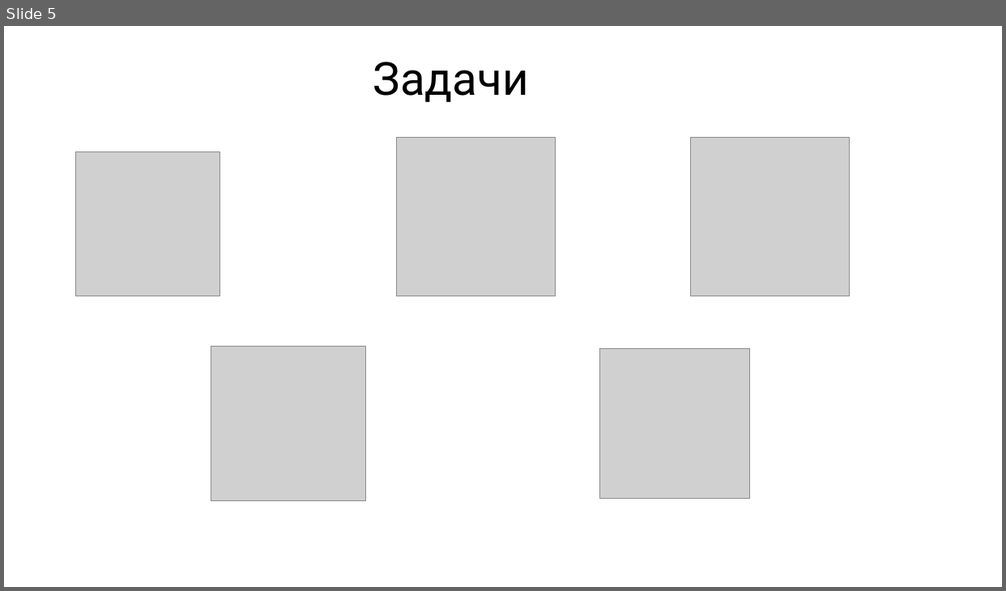
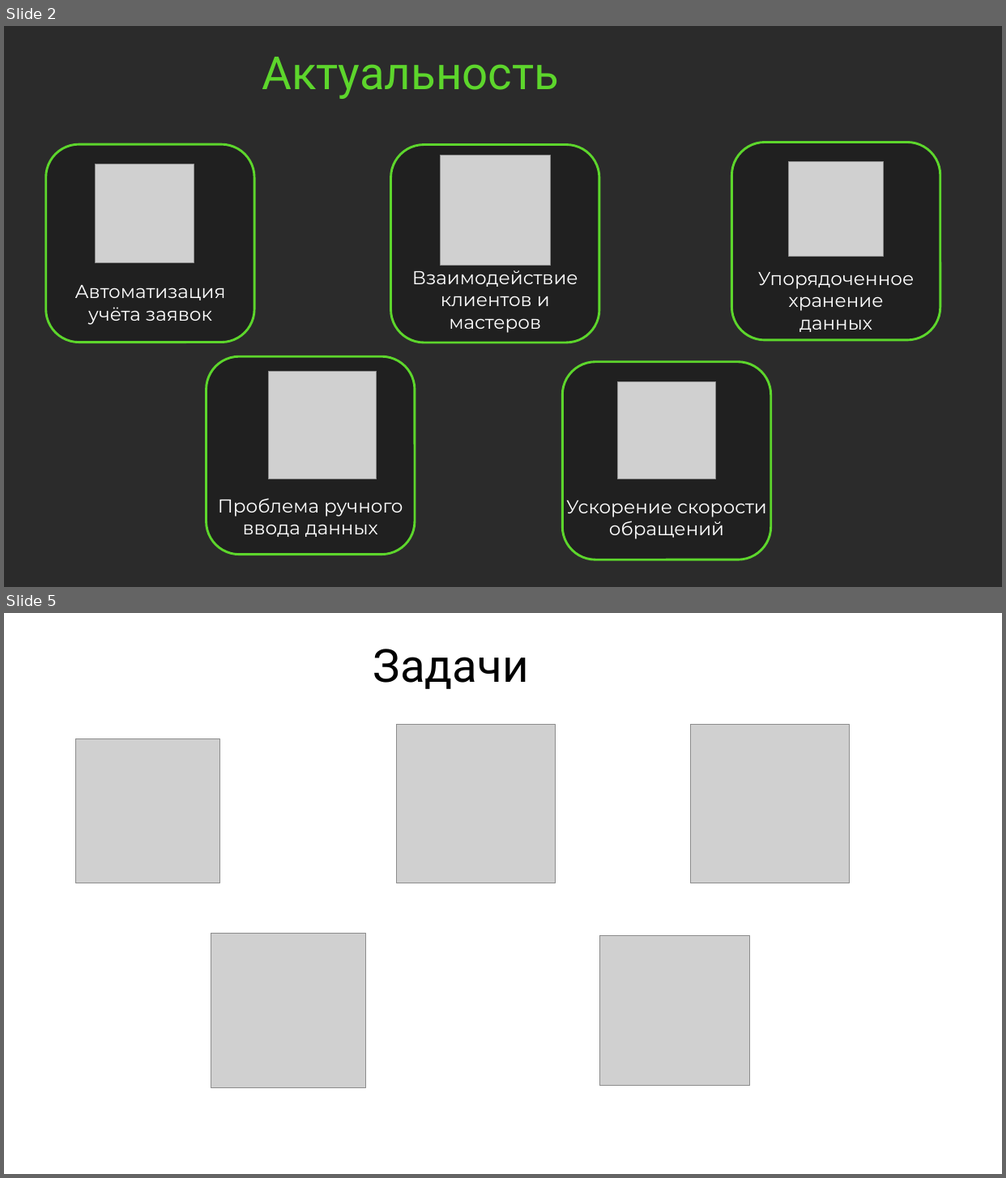
Before and after one commit to amadesya/CourseProject, a slide deck: Документация/Разработка подсистемы СмартФикс.pptx. Shown one above the other, each under a label of ours: slide 5 before the commit, slides 2 and 5 after it; the slides between them are not shown. The pictures are 1006x591 and 1006x1178 pixels, drawn with LibreOffice and Linux fonts; fonts in the diff are those of the drawing; grey boxes stand for pictures; background and template pictures are left out; a plain dark background stands for a picture behind light text. Boxes give left, top, right and bottom in pixels: in the first picture for what was removed or moved away, otherwise in the second. Text is boxed around its words. In the diff, an @@ line names an element or a change of style, - is before the commit and + after.

```diff
--- a/Документация/Разработка подсистемы СмартФикс.pptx
+++ b/Документация/Разработка подсистемы СмартФикс.pptx
@@ slide 2 added at box(4, 26, 1002, 587), background picture (left out) @@
@@ text added at box(262, 57, 559, 99), 44 pt, text #5DD62C @@
+Актуальность
@@ rounded rectangle added at box(46, 144, 255, 343), fill #202020, outline #5DD62C 2.25 pt @@
@@ rounded rectangle added at box(391, 145, 600, 344), fill #202020, outline #5DD62C 2.25 pt @@
@@ rounded rectangle added at box(731, 142, 940, 340), fill #202020, outline #5DD62C 2.25 pt @@
@@ picture added at box(96, 165, 194, 263) @@
@@ picture added at box(441, 156, 551, 266) @@
@@ picture added at box(790, 161, 884, 256) @@
@@ text added at box(75, 285, 226, 325), 18 pt, text #FFFFFF @@
+Автоматизация
+учёта заявок
@@ text added at box(412, 271, 578, 333), 18 pt, text #FFFFFF @@
+Взаимодействие
+клиентов и мастеров
@@ text added at box(758, 272, 914, 332), 18 pt, text #FFFFFF @@
+Упорядоченное
+хранение
+данных
@@ rounded rectangle added at box(206, 357, 415, 555), fill #202020, outline #5DD62C 2.25 pt @@
@@ rounded rectangle added at box(562, 362, 771, 561), fill #202020, outline #5DD62C 2.25 pt @@
@@ picture added at box(268, 371, 376, 479) @@
@@ picture added at box(618, 382, 715, 479) @@
@@ text added at box(218, 498, 403, 537), 18 pt, text #FFFFFF @@
+Проблема ручного ввода данных
@@ text added at box(566, 501, 767, 540), 18 pt, text #FFFFFF @@
+Ускорение скорости обращений
```
Also in this commit, not shown: 2 slides changed, 1 other slide added, 2 slides removed.
